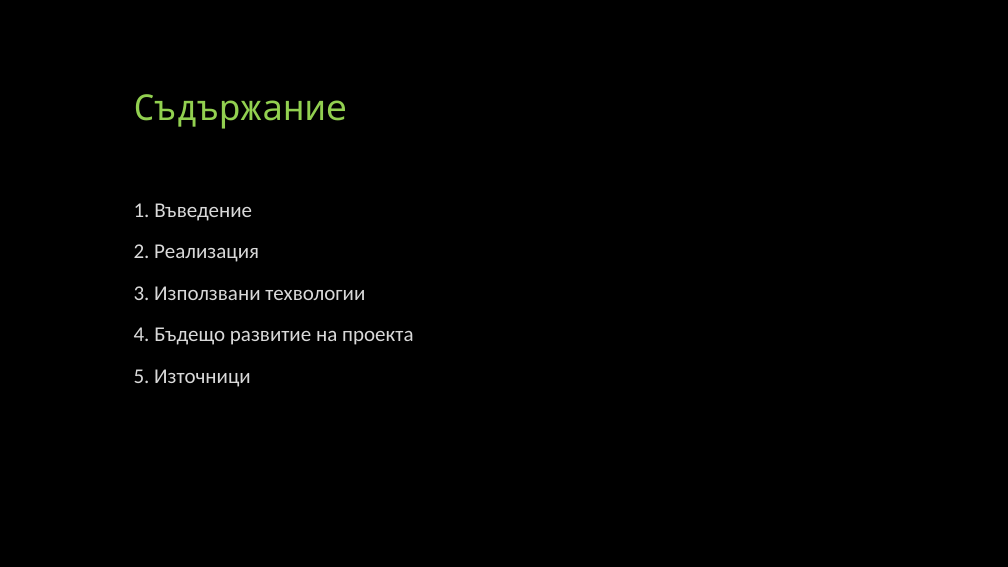
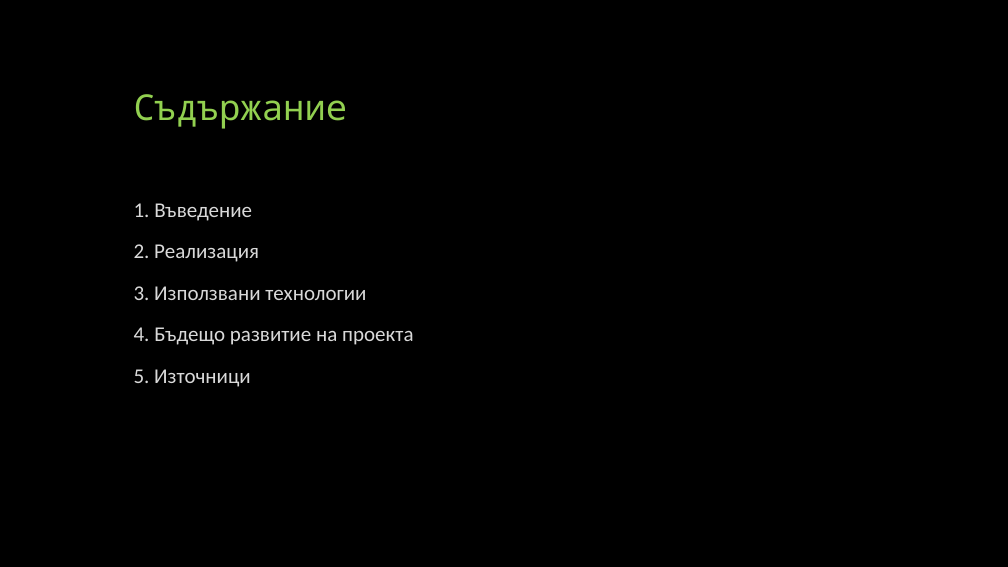
Before and after one commit to Nub4e/SchoolClassProject, a slide deck: slide 2 of Софтуер-за-електронен-бележник.pptx. Drawn at 1008x567 pixels with LibreOffice and Linux fonts; fonts in the diff are those of the drawing. Boxes give left, top, right and bottom in pixels: in the first picture for what was removed or moved away, otherwise in the second. Text is boxed around its words. In the diff, an @@ line names an element or a change of style, - is before the commit and + after.

```diff
--- a/Софтуер-за-електронен-бележник.pptx
+++ b/Софтуер-за-електронен-бележник.pptx
@@ text at [134, 286, 366, 300]: text changed @@
-3. Използвани техвологии
+3. Използвани технологии
```
Also in this commit, not shown: 3 other slides changed, 21 other files.
